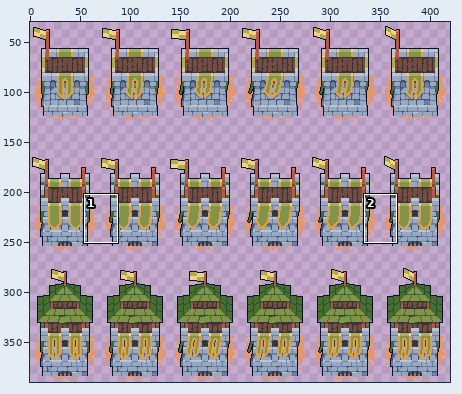
Sprite sheet: images/towers/archer_tower.png. Above: a wide view before the commit, with the close-up outlined.
Close-up. Before:
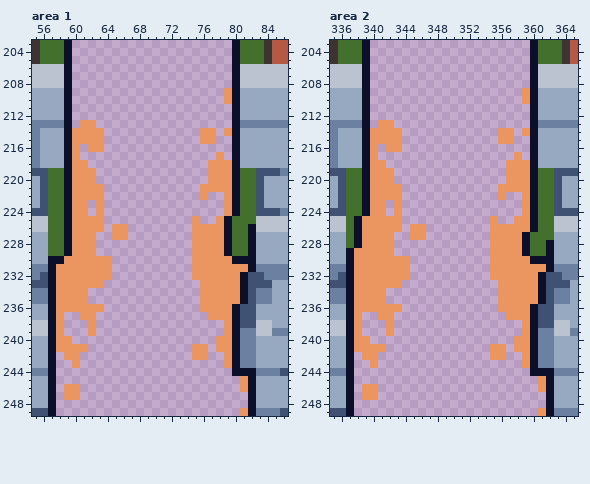
The file is 420x390 pixels. Shown: area 1: x 55..86, y 203..249; area 2: x 335..365, y 203..249. The wide view leaves out empty margins. The commit also changed other parts of the picture, which this record leaves out.
And afterwards:
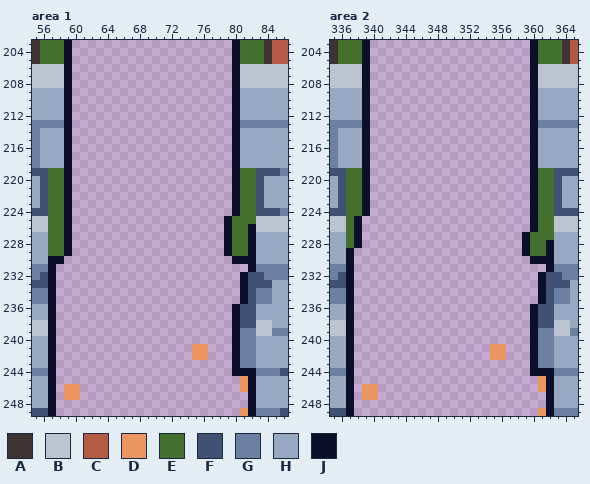
Palette (. is transparent): A #3d3333  B #bbc3d0  C #b55945  D #eb9661  E #44702d  F #405273  G #6c81a1  H #96a9c1  J #0c0f2a
Diff:
Changed rows in their new state; - is an unchanged pixel.
Area 1:
first column x 58:
209 ---------------------.--
210 ---------------------.--
213 ---..-------------------
214 --....------------..-.--
215 --....------------..----
216 --.-..------------------
217 --.-----------------.---
218 --..---------------...--
219 --...--------------...--
220 --...--------------...--
221 --....------------....--
222 --....------------.--.--
223 --..-.---------------.--
224 --..-.---------------.--
225 --....-----------.--.---
226 --....-..--------....---
227 --...--..--------....---
228 --...------------....---
229 --...------------....---
230 -......----------.....--
231 .......----------.......
232 .......----------......-
233 ......------------.....-
234 ....--------------.....-
235 ....--------------.....-
236 ......------------....--
237 .--..--------------...--
238 .---.----------------.--
239 .---.----------------.--
240 ..------------------..--
241 ....----------------..--
242 -..------------------.--
243 --.------------------.--
Area 2:
first column x 338:
209 ---------------------.--
210 ---------------------.--
213 ---..-------------------
214 --....------------..-.--
215 --....------------..----
216 --.-..------------------
217 --.-----------------.---
218 --..---------------...--
219 --...--------------...--
220 --...--------------...--
221 --....------------....--
222 --....------------.--.--
223 --..-.---------------.--
224 --..-.---------------.--
225 -.....-----------.--..--
226 -.....-..--------.....--
227 -....--..--------....---
228 -....------------....---
229 .....------------....---
230 .......----------.....--
231 .......----------.......
232 .......----------......-
233 ......------------.....-
234 ....--------------.....-
235 ....--------------.....-
236 ......------------....--
237 .--..--------------...--
238 .---.----------------.--
239 .---.----------------.--
240 ..------------------..--
241 ....----------------..--
242 -..------------------.--
243 --.------------------.--
Pixel boxes of the changes (left, top, right, bottom) in both close-ups:
erased: (192, 88, 248, 368)
erased: (56, 120, 128, 368)
erased: (490, 88, 546, 368)
erased: (354, 120, 426, 368)
